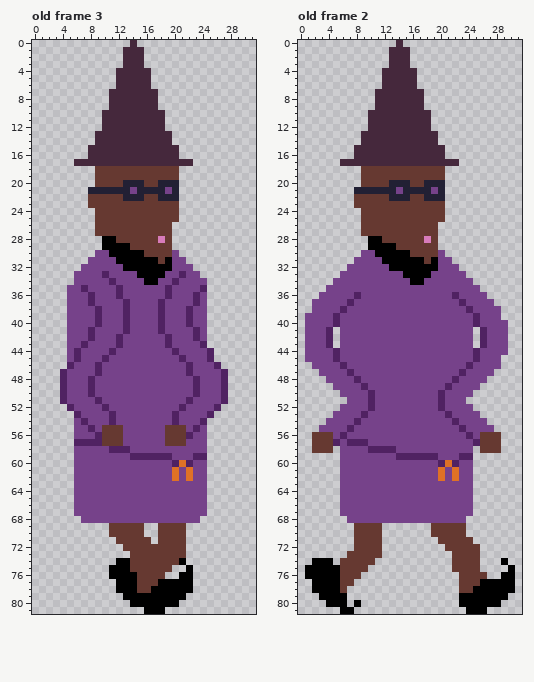
One commit to this pixel-art file: animations/tunica_oldman/tunica_old_man.aseprite. The first picture shows the starting point.
32x82 pixels, 3 frames. Shown: old frame 3, old frame 2. The commit also changed other frames, which this record leaves out.
After:
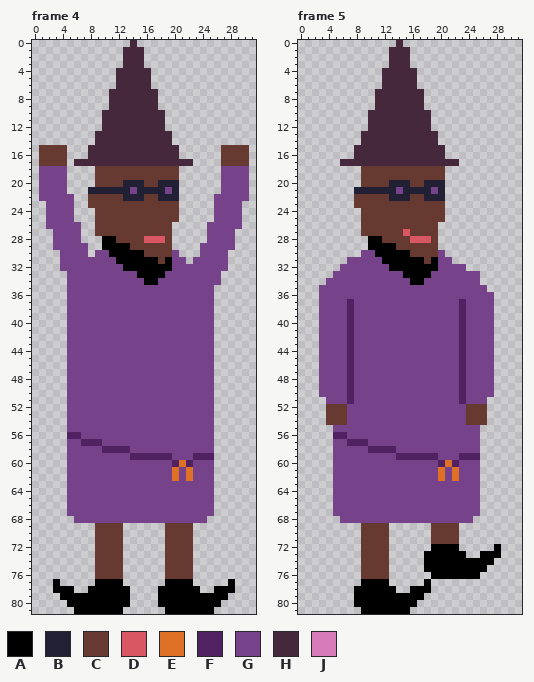
Palette (. is transparent): A #000000  B #222034  C #663931  D #d95763  E #df7126  F #502262  G #76428a  H #45283c  J #d77bba
A new or re-ordered frame is compared with the old frame closest to it.
Changes in this commit:
frames 3 -> 5
Changed rows in their new state; - is an unchanged pixel.
Frame 4 is new; against old frame 3:
first column x 1:
15 CCCC----------------------CCCC
16 CCCC----------------------CCCC
17 CCCC----------------------CCCC
18 GGGG----------------------GGGG
19 GGGG----------------------GGGG
20 GGGG----------------------GGGG
21 GGGG----------------------GGGG
22 GGGGG--------------------GGGGG
23 -GGGG--------------------GGGG-
24 -GGGG--------------------GGGG-
25 -GGGG--------------------GGGG-
26 -GGGGG------------------GGGGG-
27 --GGGG------------------GGGG--
28 --GGGG---------DDD------GGGG--
29 --GGGGG----------------GGGGG--
30 ---GGGG----------------GGGG---
31 ---GGGG---------------GGGGG---
32 ---GGG----------------GGGGG---
33 ----G----G----------G--GGG----
34 ----G-----G--------G----GG----
35 ------G----G------G----GG-----
36 -------G---G------G---G-G-----
37 -------G----G----G----G-G-----
38 --------G---G----G---G--G-----
39 --------G---G----G---G--G-----
40 --------G---G----G---G--G-----
41 -------G----G----G----G-G-----
42 -------G---G------G---G-G-----
43 ------G----G------G----GG-----
44 -----G----G--------G----G-----
45 -----G---G----------G---G-----
46 ----G---G------------G---.----
47 ---.----G------------G---..---
48 ---.---G--------------G--..---
49 ---.---G--------------G--..---
50 ---.---G--------------G--..---
51 ---.----G------------G---..---
52 ----G----G----------G----.----
53 ----GG----G--------G----G-----
54 ----G-G---G--------G---GG-----
55 ----G--G-GGG------GGG-G-G-----
56 ----FF--GGGG------GGGG--G-----
57 ----GG---GGG------GGG---G-----
58 ----G----F--------------G-----
59 ----G-------------------F-----
60 ----G-------------------G-----
61 ----G-------------------G-----
62 ----G-------------------G-----
63 ----G-------------------G-----
64 ----G-------------------G-----
65 ----G-------------------G-----
66 ----G-------------------G-----
67 ----G-------------------G-----
68 -----G-----------------G------
69 --------CC--...--.---C--------
70 --------CC--...--.---C--------
71 --------CCC-....-.---C--------
72 --------CCCC......---C--------
73 --------CCCC-.....---C--------
74 --------CCCC......--CC--------
75 --------CCCC......-CCC--------
76 --------CCCC......CCCC--------
77 --A-----AAA-......---------A--
78 --AAA--AAAA--....-----A--AAA--
79 ---AAAAAAAAA-....----AAAAAA---
80 ----AAAAAAAAA....---AAAAAA----
81 -----AAAAAAA---...AAAAAAA-----
Frame 5 is new; against old frame 2:
first column x 1:
27 --------------D---------------
28 ---------------DDD------------
31 ------G-----------------------
32 -----G----------------G-------
33 ----G------------------GG-----
34 ---G--------------------G-----
35 --G----------------------G----
36 -------G-------------G----G---
37 -.----------------------------
38 -.---GF---------------FG---.--
39 ..--G-F---------------F-G--.--
40 ..--G-F---------------F-G--..-
41 ..-GG-F---------------F-GG-..-
42 ..-GG-F---------------F-GG-..-
43 ..-GG-F---------------F-GG-..-
44 ..--G-F---------------F-G--..-
45 ..--G-F---------------F-G--.--
46 -.---GF---------------FG---.--
48 --G---FG-------------GF---G---
49 --GG--F-G-----------G-F--GG---
50 --GGG-F--G---------G--F-GGG---
51 ---GGGF--G---------G--FGGG----
52 ---CCC---G---------G---CCC----
53 ---CCC--G-----------G--CCC----
54 ---CCC-G-------------G-CCC----
55 --..--G---------------G--..---
56 -...F------------------G-...--
57 -...G-------------------G...--
58 -...G-------------------G...--
59 ----G-------------------F-----
60 ----G-------------------G-----
61 ----G-------------------G-----
62 ----G-------------------G-----
63 ----G-------------------G-----
64 ----G-------------------G-----
65 ----G-------------------G-----
66 ----G-------------------G-----
67 ----G-------------------G-----
68 -----G-----------------G------
69 -------.---C----------.-------
70 -------.---C----------.-------
71 -------.---C------C---..------
72 -------.---C------AAAA...--A--
73 ------..---C-----AAAAAA..AAA--
74 -...-...--CC-----AAAAAAAAAA-.-
75 ........-CCC-----AAAAAAAAA---.
76 ........CCCC------AAAAAAA.--..
77 -......-AAAA-----A----........
78 -.....-AAAAAA--AAA----........
79 --....-AAAAAAAAAA-----.......-
80 ---...--AAAAAAAA------......--
81 -----..-AAAAAAA--------...----
Boxes around the changes in both pictures, in picture pixels (x1, y1, x2, y2):
changed: (39, 145, 249, 614)
changed: (305, 229, 515, 614)
